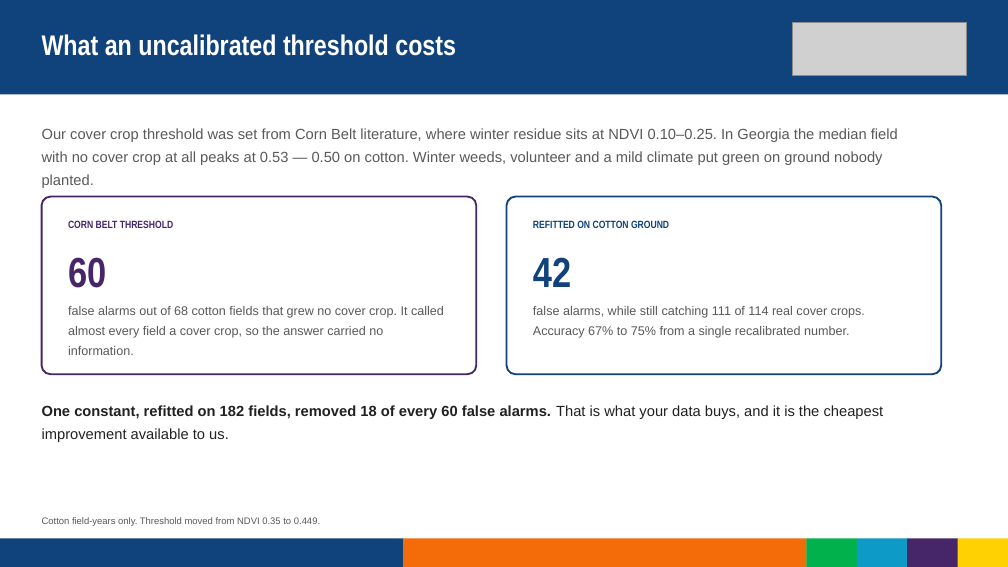
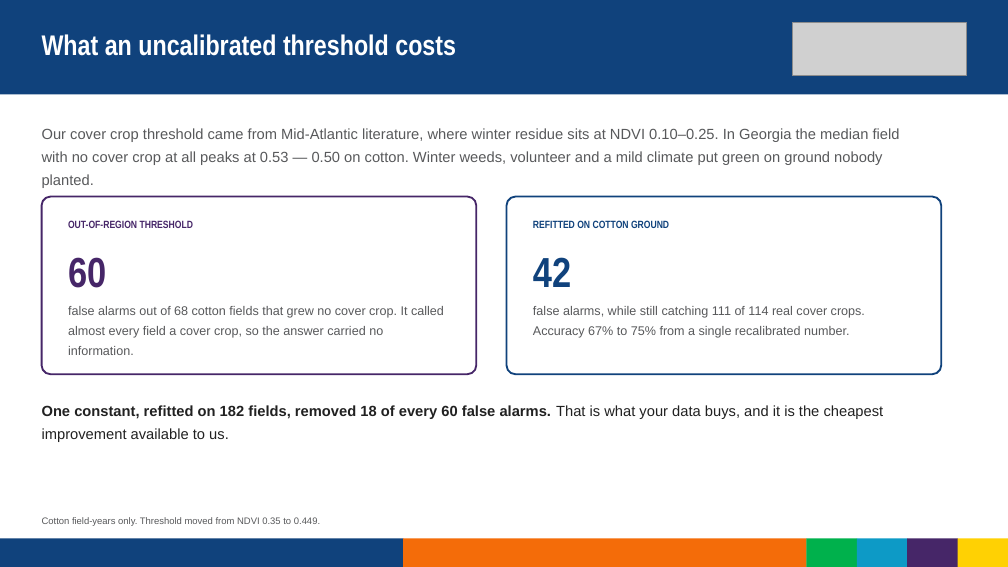
Before and after one commit to GeoHolm/sandbox-remote-sensing-tool-main1, a slide deck: slide 11 of pitch/cotton-2026/Cotton-Remote-Sensing-Pitch.pptx. Drawn at 1008x567 pixels with LibreOffice and Linux fonts; fonts in the diff are those of the drawing; grey boxes stand for pictures. Boxes give left, top, right and bottom in pixels: in the first picture for what was removed or moved away, otherwise in the second. Text is boxed around its words. In the diff, an @@ line names an element or a change of style, - is before the commit and + after.

```diff
--- a/pitch/cotton-2026/Cotton-Remote-Sensing-Pitch.pptx
+++ b/pitch/cotton-2026/Cotton-Remote-Sensing-Pitch.pptx
@@ text at (42,128,900,165): text changed @@
-Our cover crop threshold was set from Corn Belt literature, where winter residue sits at NDVI 0.10–0.25. In Georgia the median field with no cover crop at all peaks at 0.53 — 0.50 on cotton. Winter weeds, volunteer and a mild climate put green on ground nobody planted.
+Our cover crop threshold came from Mid-Atlantic literature, where winter residue sits at NDVI 0.10–0.25. In Georgia the median field with no cover crop at all peaks at 0.53 — 0.50 on cotton. Winter weeds, volunteer and a mild climate put green on ground nobody planted.
@@ text at (68,220,193,228): text changed @@
-CORN BELT THRESHOLD
+OUT-OF-REGION THRESHOLD
```
Also in this commit, not shown: 1 other slide changed, 19 other files.
